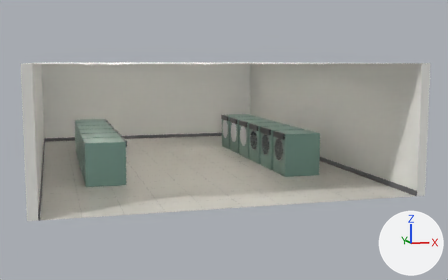
An edit to the Blender file Blender/Laundromat/laundromat.blend, drawn before and after from the same camera.
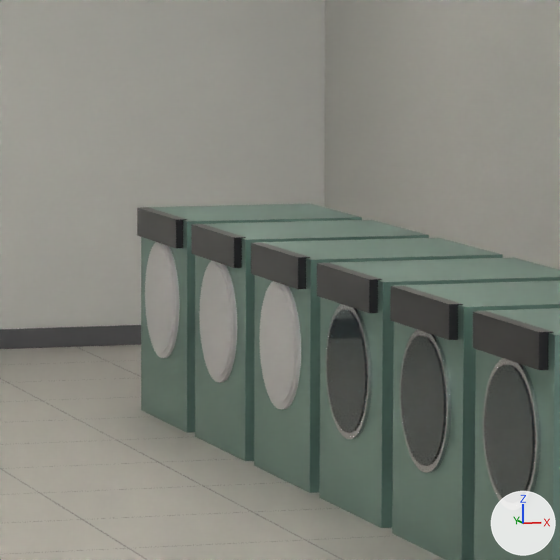
Each version is shown whole from a 50 mm camera at (-3.68, -17.82, 2.94) aimed at (1.16, -0.33, 0.65), then close up on the part from 45% to 64% of the width and 30% to 60% of the height. The axes (+X, +Y, +Z) are drawn at lower right. The lights are the same throughout. The last two pictures show the newer version.

Names of what the first close-up shows: 'Dryer_R1_Body', 'Dryer_R1_Door', 'Dryer_R2_Body', 'Dryer_R2_Door', 'Dryer_R3_Body', 'Dryer_R3_Door', 'Dryer_R4_Body', 'Dryer_R4_Door', 'Dryer_R4_Rim', 'Dryer_R5_Body', 'Dryer_R5_Door', 'Dryer_R5_Rim', 'Dryer_R6_Body', 'Dryer_R6_Door', 'Dryer_R6_Rim', 'Floor_Tile', 'Wall_Back', 'Wall_Right' and 11 more.
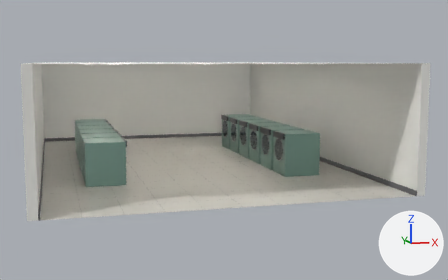
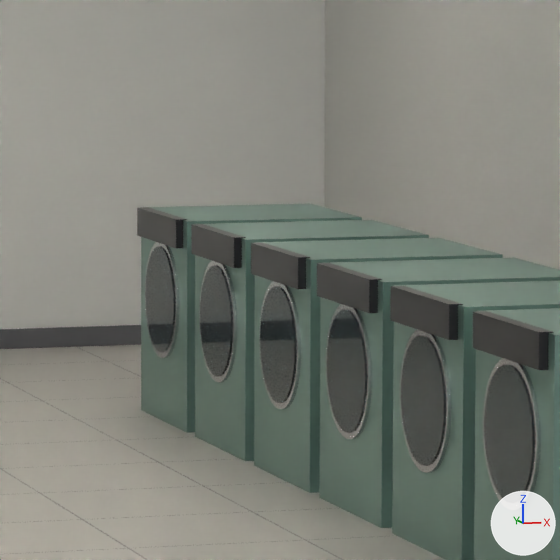
Pixel boxes [x1, y1, x2, y2] of what changed, in the close-ups (560 x 560 px):
'Dryer_R4_Door', recoloured
    both: [260, 286, 296, 403]
'Dryer_R5_Door', recoloured
    both: [200, 265, 232, 376]
'Dryer_R6_Door', recoloured
    both: [145, 247, 175, 352]
'Dryer_R4_Rim', recoloured (white to light grey)
    both: [259, 281, 301, 409]
'Dryer_R5_Rim', recoloured (white to light grey)
    both: [199, 263, 237, 382]
'Dryer_R6_Rim', recoloured (white to light grey)
    both: [145, 243, 180, 358]

The change, as a list of edits to the scene's bpy script:
```text
Add mat_dryer_stainless_rim_material_001:
    mat_dryer_stainless_rim_material_001 = principled_material('Dryer_Stainless_Rim_Material.001')
    mat_dryer_stainless_rim_material_001.base_color = (0.62, 0.63, 0.65)  # light grey #ced0d3
    mat_dryer_stainless_rim_material_001.metallic = 0.9
    mat_dryer_stainless_rim_material_001.roughness = 0.18
Add mat_dryer_door_glass_tint_material_001:
    mat_dryer_door_glass_tint_material_001 = principled_material('Dryer_Door_Glass_Tint_Material.001')
    mat_dryer_door_glass_tint_material_001.base_color = (0.04, 0.08, 0.09)  # dark cyan #385055
    mat_dryer_door_glass_tint_material_001.metallic = 0.15
    mat_dryer_door_glass_tint_material_001.roughness = 0.03
    mat_dryer_door_glass_tint_material_001.ior = 1.45
    mat_dryer_door_glass_tint_material_001.transmission_weight = 0.55
Change me_dryer_r4_door_mesh:
    where me_dryer_r4_door_mesh.from_pydata(...)  # 64 vertices, 34 faces; spans x -1.0..1.0, y -1.0..1.0, z -1.0..1.0
    add me_dryer_r4_door_mesh.materials.append(mat_dryer_door_glass_tint_material_001)  # dark cyan #385055
Change me_dryer_r4_rim_mesh:
    where me_dryer_r4_rim_mesh.from_pydata(...)  # 64 vertices, 34 faces; spans x -1.0..1.0, y -1.0..1.0, z -1.0..1.0
    add me_dryer_r4_rim_mesh.materials.append(mat_dryer_stainless_rim_material_001)  # light grey #ced0d3
Change me_dryer_r5_door_mesh:
    where me_dryer_r5_door_mesh.from_pydata(...)  # 64 vertices, 34 faces; spans x -1.0..1.0, y -1.0..1.0, z -1.0..1.0
    add me_dryer_r5_door_mesh.materials.append(mat_dryer_door_glass_tint_material_001)  # dark cyan #385055
Change me_dryer_r5_rim_mesh:
    where me_dryer_r5_rim_mesh.from_pydata(...)  # 64 vertices, 34 faces; spans x -1.0..1.0, y -1.0..1.0, z -1.0..1.0
    add me_dryer_r5_rim_mesh.materials.append(mat_dryer_stainless_rim_material_001)  # light grey #ced0d3
Change me_dryer_r6_door_mesh:
    where me_dryer_r6_door_mesh.from_pydata(...)  # 64 vertices, 34 faces; spans x -1.0..1.0, y -1.0..1.0, z -1.0..1.0
    add me_dryer_r6_door_mesh.materials.append(mat_dryer_door_glass_tint_material_001)  # dark cyan #385055
Change me_dryer_r6_rim_mesh:
    where me_dryer_r6_rim_mesh.from_pydata(...)  # 64 vertices, 34 faces; spans x -1.0..1.0, y -1.0..1.0, z -1.0..1.0
    add me_dryer_r6_rim_mesh.materials.append(mat_dryer_stainless_rim_material_001)  # light grey #ced0d3
```
